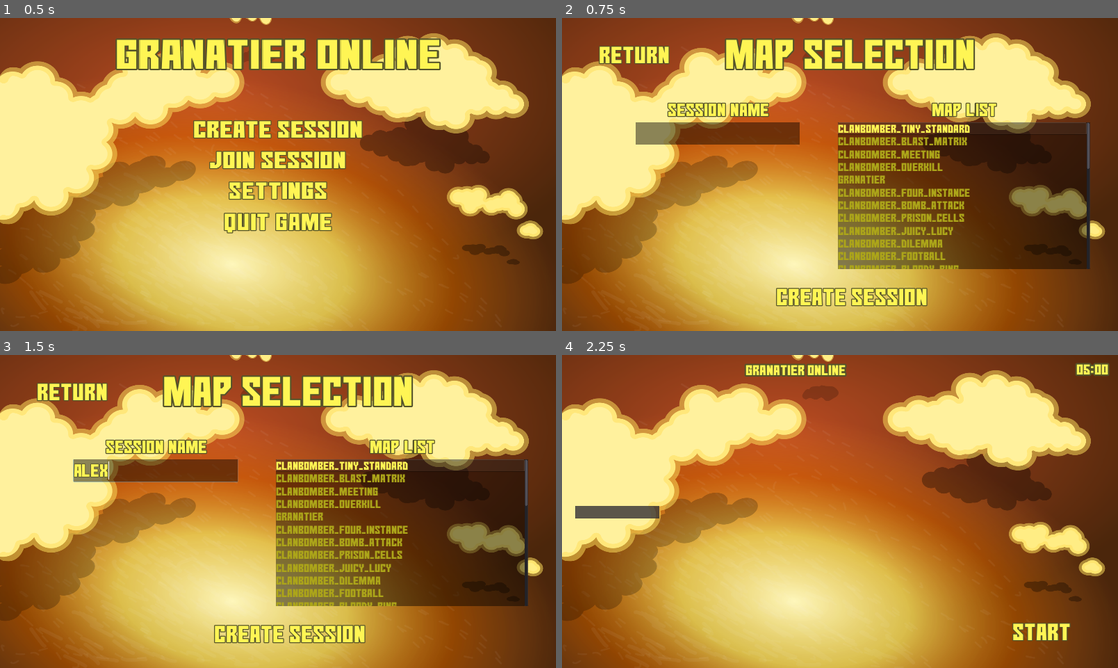
Above: before the commit, frames 1-4 (two rows, left to right).
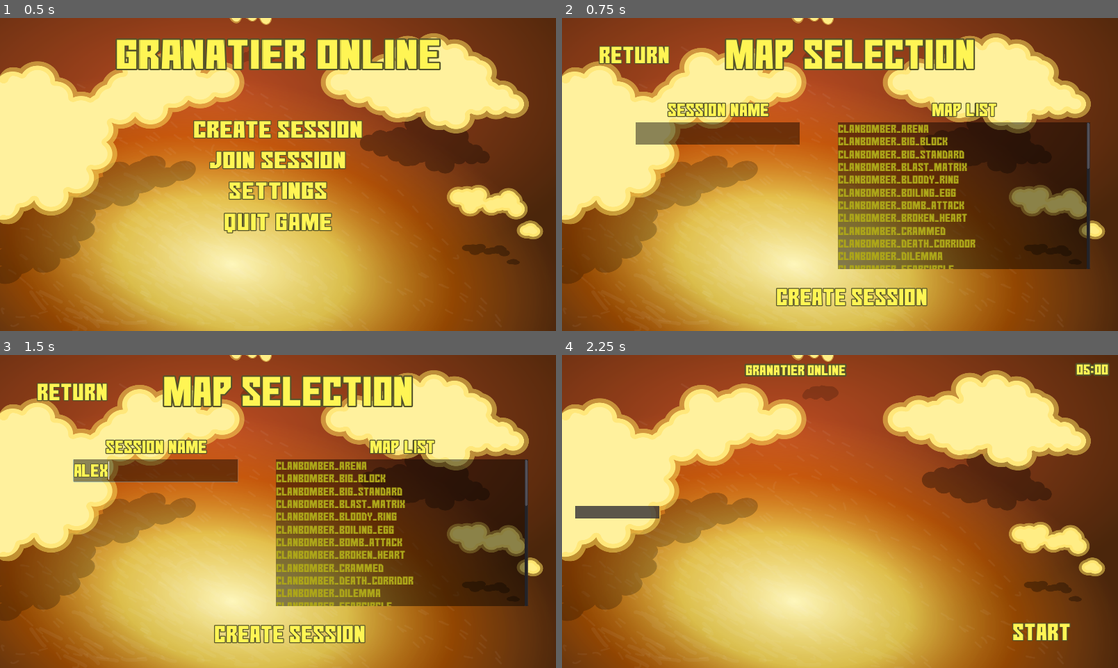
Above: after the commit, the same moments.

Repository: mrhappyhof/soulThieves
Game: Godot game, scene res://scenes/MainMenu.tscn
The game is run twice, just before and just after one commit, with the same random seed, the same clock (stepped at 60 frames per second) and the same inputs.
Inputs (mouse positions are in pixels of both pictures, inside the frame that each line leads up to):
- Up to frame 1 (0.5 s): no input
- Up to frame 2 (0.75 s): click "Create Session" at 0.5 s
- Up to frame 3 (1.5 s): click (155, 470) at 1.27 s; type "Alex" at 1.35 s
- Up to frame 4 (2.25 s): click "Create Session" at 2 s

Frame 1 is identical in both runs. In frame 2, 2.4% of the frame differs, in the area x 49-95%, y 33-81%; in frame 3, 2.4%; in frame 4, nothing differs.

Commit message:
map selection sorted

Diff:
--- a/GranatierClient/project.godot
+++ b/GranatierClient/project.godot
@@ -55,32 +55,32 @@
 
 move_left={
 "deadzone": 0.5,
-"events": [ Object(InputEventKey,"resource_local_to_scene":false,"resource_name":"","device":0,"alt":false,"shift":false,"control":false,"meta":false,"command":false,"pressed":false,"scancode":65,"unicode":0,"echo":false,"script":null)
+"events": [ Object(InputEventKey,"resource_local_to_scene":false,"resource_name":"","device":0,"alt":false,"shift":false,"control":false,"meta":false,"command":false,"pressed":false,"scancode":65,"physical_scancode":0,"unicode":0,"echo":false,"script":null)
  ]
 }
 move_right={
 "deadzone": 0.5,
-"events": [ Object(InputEventKey,"resource_local_to_scene":false,"resource_name":"","device":0,"alt":false,"shift":false,"control":false,"meta":false,"command":false,"pressed":false,"scancode":68,"unicode":0,"echo":false,"script":null)
+"events": [ Object(InputEventKey,"resource_local_to_scene":false,"resource_name":"","device":0,"alt":false,"shift":false,"control":false,"meta":false,"command":false,"pressed":false,"scancode":68,"physical_scancode":0,"unicode":0,"echo":false,"script":null)
  ]
 }
 move_down={
 "deadzone": 0.5,
-"events": [ Object(InputEventKey,"resource_local_to_scene":false,"resource_name":"","device":0,"alt":false,"shift":false,"control":false,"meta":false,"command":false,"pressed":false,"scancode":83,"unicode":0,"echo":false,"script":null)
+"events": [ Object(InputEventKey,"resource_local_to_scene":false,"resource_name":"","device":0,"alt":false,"shift":false,"control":false,"meta":false,"command":false,"pressed":false,"scancode":83,"physical_scancode":0,"unicode":0,"echo":false,"script":null)
  ]
 }
 move_up={
 "deadzone": 0.5,
-"events": [ Object(InputEventKey,"resource_local_to_scene":false,"resource_name":"","device":0,"alt":false,"shift":false,"control":false,"meta":false,"command":false,"pressed":false,"scancode":87,"unicode":0,"echo":false,"script":null)
+"events": [ Object(InputEventKey,"resource_local_to_scene":false,"resource_name":"","device":0,"alt":false,"shift":false,"control":false,"meta":false,"command":false,"pressed":false,"scancode":87,"physical_scancode":0,"unicode":0,"echo":false,"script":null)
  ]
 }
 place_bomb={
 "deadzone": 0.5,
-"events": [ Object(InputEventKey,"resource_local_to_scene":false,"resource_name":"","device":0,"alt":false,"shift":false,"control":false,"meta":false,"command":false,"pressed":false,"scancode":81,"unicode":0,"echo":false,"script":null)
+"events": [ Object(InputEventKey,"resource_local_to_scene":false,"resource_name":"","device":0,"alt":false,"shift":false,"control":false,"meta":false,"command":false,"pressed":false,"scancode":81,"physical_scancode":0,"unicode":0,"echo":false,"script":null)
  ]
 }
 openESCMenu={
 "deadzone": 0.5,
-"events": [ Object(InputEventKey,"resource_local_to_scene":false,"resource_name":"","device":0,"alt":false,"shift":false,"control":false,"meta":false,"command":false,"pressed":false,"scancode":16777217,"unicode":0,"echo":false,"script":null)
+"events": [ Object(InputEventKey,"resource_local_to_scene":false,"resource_name":"","device":0,"alt":false,"shift":false,"control":false,"meta":false,"command":false,"pressed":false,"scancode":16777217,"physical_scancode":0,"unicode":0,"echo":false,"script":null)
  ]
 }
 
--- a/GranatierClient/scenes/MainMenu.tscn
+++ b/GranatierClient/scenes/MainMenu.tscn
@@ -10,6 +10,12 @@
 outline_color = Color( 0.333333, 0.329412, 0.164706, 1 )
 font_data = ExtResource( 1 )
 
+[sub_resource type="DynamicFont" id=6]
+size = 80
+outline_size = 3
+outline_color = Color( 0.333333, 0.329412, 0.164706, 1 )
+font_data = ExtResource( 1 )
+
 [sub_resource type="StyleBoxEmpty" id=2]
 
 [sub_resource type="StyleBoxEmpty" id=3]
@@ -19,12 +25,6 @@
 [sub_resource type="StyleBoxFlat" id=5]
 bg_color = Color( 0, 0, 0, 1 )
 draw_center = false
-
-[sub_resource type="DynamicFont" id=6]
-size = 80
-outline_size = 3
-outline_color = Color( 0.333333, 0.329412, 0.164706, 1 )
-font_data = ExtResource( 1 )
 
 [node name="MainMenu" type="Node2D"]
 script = ExtResource( 3 )
@@ -77,12 +77,12 @@
 margin_bottom = 81.0
 grow_horizontal = 2
 focus_mode = 0
+custom_colors/font_color = Color( 1, 0.964706, 0.333333, 1 )
+custom_fonts/font = SubResource( 6 )
 custom_styles/hover = SubResource( 2 )
 custom_styles/pressed = SubResource( 3 )
 custom_styles/focus = SubResource( 4 )
 custom_styles/normal = SubResource( 5 )
-custom_fonts/font = SubResource( 6 )
-custom_colors/font_color = Color( 1, 0.964706, 0.333333, 1 )
 enabled_focus_mode = 0
 text = "Create Session"
 
@@ -92,12 +92,12 @@
 margin_bottom = 187.0
 grow_horizontal = 2
 focus_mode = 0
+custom_colors/font_color = Color( 1, 0.964706, 0.333333, 1 )
+custom_fonts/font = SubResource( 6 )
 custom_styles/hover = SubResource( 2 )
 custom_styles/pressed = SubResource( 3 )
 custom_styles/focus = SubResource( 4 )
 custom_styles/normal = SubResource( 5 )
-custom_fonts/font = SubResource( 6 )
-custom_colors/font_color = Color( 1, 0.964706, 0.333333, 1 )
 enabled_focus_mode = 0
 text = "Join Session"
 
@@ -107,12 +107,12 @@
 margin_bottom = 293.0
 grow_horizontal = 2
 focus_mode = 0
+custom_colors/font_color = Color( 1, 0.964706, 0.333333, 1 )
+custom_fonts/font = SubResource( 6 )
 custom_styles/hover = SubResource( 2 )
 custom_styles/pressed = SubResource( 3 )
 custom_styles/focus = SubResource( 4 )
 custom_styles/normal = SubResource( 5 )
-custom_fonts/font = SubResource( 6 )
-custom_colors/font_color = Color( 1, 0.964706, 0.333333, 1 )
 enabled_focus_mode = 0
 text = "Settings"
 
@@ -122,12 +122,12 @@
 margin_bottom = 399.0
 grow_horizontal = 2
 focus_mode = 0
+custom_colors/font_color = Color( 1, 0.964706, 0.333333, 1 )
+custom_fonts/font = SubResource( 6 )
 custom_styles/hover = SubResource( 2 )
 custom_styles/pressed = SubResource( 3 )
 custom_styles/focus = SubResource( 4 )
 custom_styles/normal = SubResource( 5 )
-custom_fonts/font = SubResource( 6 )
-custom_colors/font_color = Color( 1, 0.964706, 0.333333, 1 )
 enabled_focus_mode = 0
 text = "Quit Game"
 
--- a/GranatierClient/scripts/LocalPlayer.gd
+++ b/GranatierClient/scripts/LocalPlayer.gd
@@ -13,7 +13,7 @@
 
 var settings_open = false
 
-func update_stats(newStats, timestamp):
+func update_stats(newStats, _timestamp):
 	stats = newStats
 	var hud = get_node("../../HUD")
 	if newStats.has_shield:
@@ -75,8 +75,7 @@
 			bomb.bomb_range = stats.bomb_blast_range
 			placed_bomb_count += 1
 			get_node("../../Bombs").add_child(bomb, true)
-			#stats.layable_bombs -= 1
-			print("layable:" + str(stats.layable_bombs))
+			stats.layable_bombs -= 1
 			bomb.player = self
 			Server.place_bomb()
 	elif not last_pressed == null and Input.is_action_just_released(last_pressed):
--- a/GranatierClient/scripts/MapSelection.gd
+++ b/GranatierClient/scripts/MapSelection.gd
@@ -26,6 +26,7 @@
 		file_name = dir.get_next()
 
 	$MapList.select(0)
+	$MapList.sort_items_by_text()
 	selectedItem = $MapList.get_item_text(0)
 
 # Called every frame. 'delta' is the elapsed time since the previous frame.
--- a/GranatierClient/scripts/Player.gd
+++ b/GranatierClient/scripts/Player.gd
@@ -27,7 +27,7 @@
 func set_animation(player_no):
 	$AnimatedSprite.animation = "player" + str(player_no)
 
-func update_stats(stats, timestamp):
+func update_stats(newStats, timestamp):
 	pass
 
 func destroy():
--- a/GranatierClient/scripts/Server.gd
+++ b/GranatierClient/scripts/Server.gd
@@ -85,7 +85,9 @@
 
 remote func ping(ping, diff):
 	if has_node("/root/World"):
-		world.get_node("HUD/PingLabel").set_text(str(ping) + "ms")
+		var ping_label = world.get_node("HUD/PingLabel")
+		if ping_label.visible:
+			ping_label.set_text(str(ping) + "ms")
 		time_diff = diff
 
 remote func start_game():
Not shown, added: GranatierClient/resources/sounds/teleport.wav.import
Not shown: 1 places in GranatierClient/scenes/MainMenu.tscn that only renumber resources
Not shown, added: GranatierClient/resources/sounds/teleport.wav
